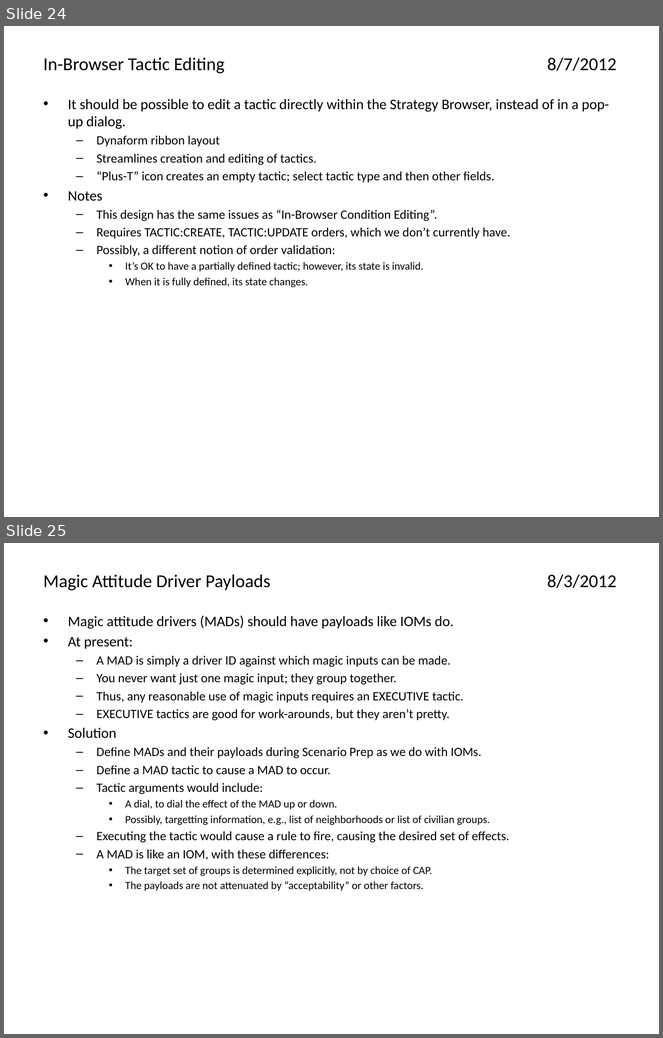
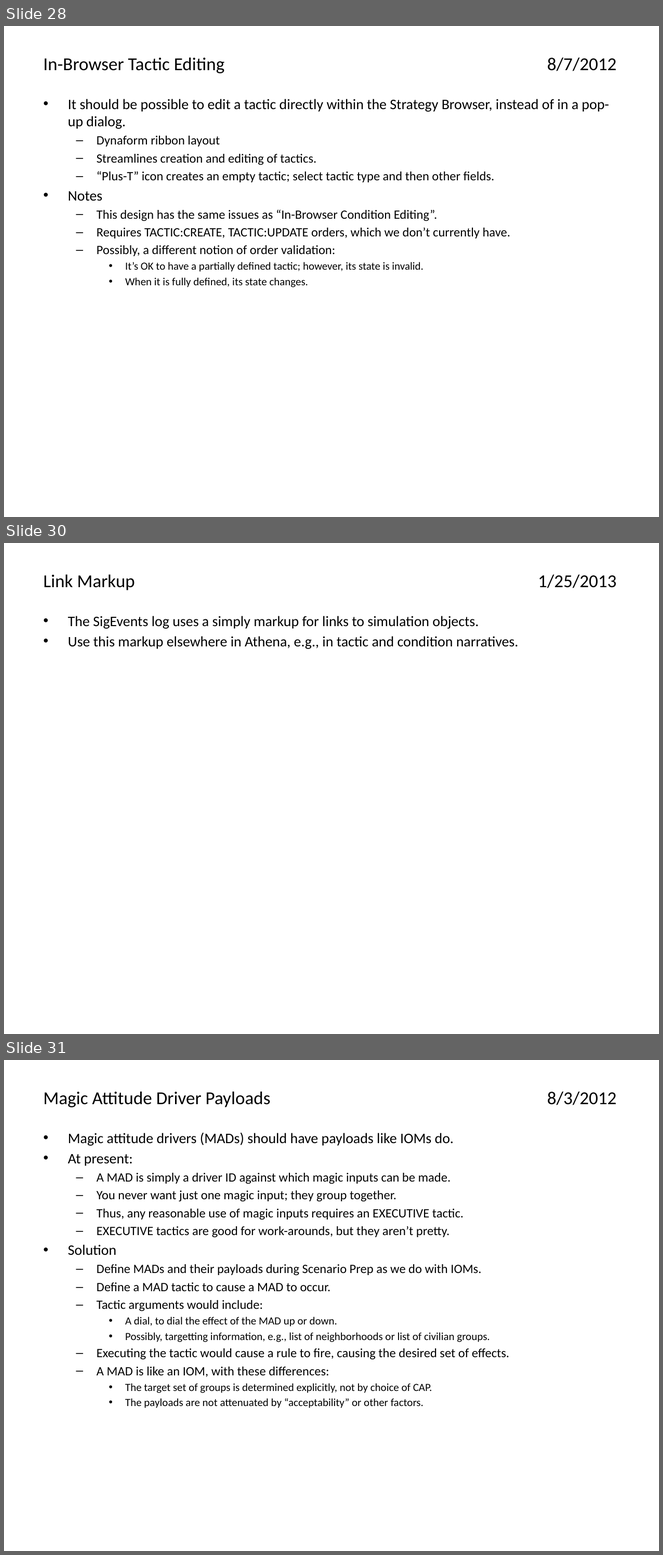
Before and after one commit to AthenaModel/athena-legacy, a slide deck: docs/dev/ideas.pptx. Shown one above the other, each under a label of ours: slides 24 and 25 before the commit, slides 28, 30 and 31 after it; the slides between them are not shown. The pictures are 663x1038 and 663x1555 pixels, drawn with LibreOffice and Linux fonts; fonts in the diff are those of the drawing. Boxes give left, top, right and bottom in pixels: in the first picture for what was removed or moved away, otherwise in the second. Text is boxed around its words. In the diff, an @@ line names an element or a change of style, - is before the commit and + after.

```diff
--- a/docs/dev/ideas.pptx
+++ b/docs/dev/ideas.pptx
@@ slide 30 added at box(4, 543, 659, 1034), background #FFFFFF @@
@@ title added at box(44, 574, 617, 590), 20 pt, text #000000 @@
+Link Markup 1/25/2013
@@ text added at box(68, 616, 519, 649), 16 pt, text #000000 @@
+• The SigEvents log uses a simply markup for links to simulation objects.
+• Use this markup elsewhere in Athena, e.g., in tactic and condition narratives.
@@ what was slide 24 is now slide 28 @@
@@ what was slide 25 is now slide 31 @@
```
Also in this commit, not shown: 3 slides changed, 7 other slides added, 2 slides removed.
